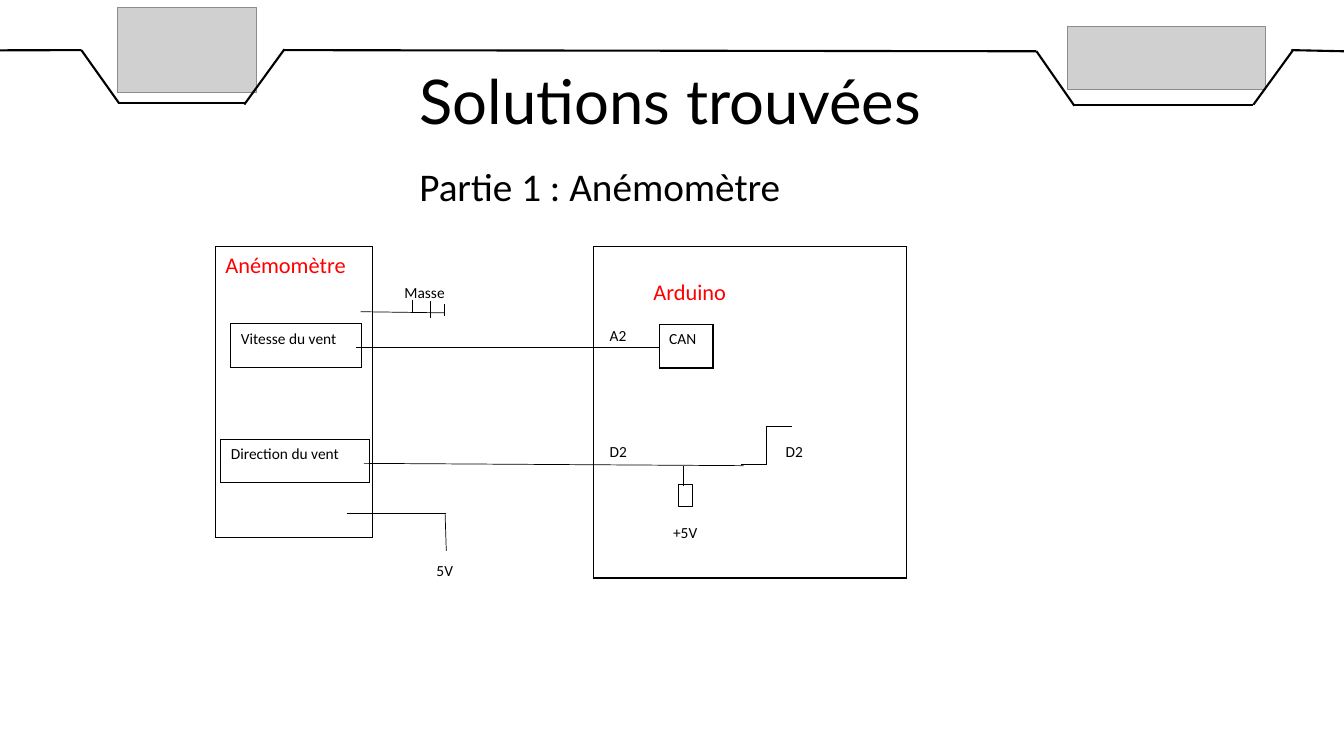
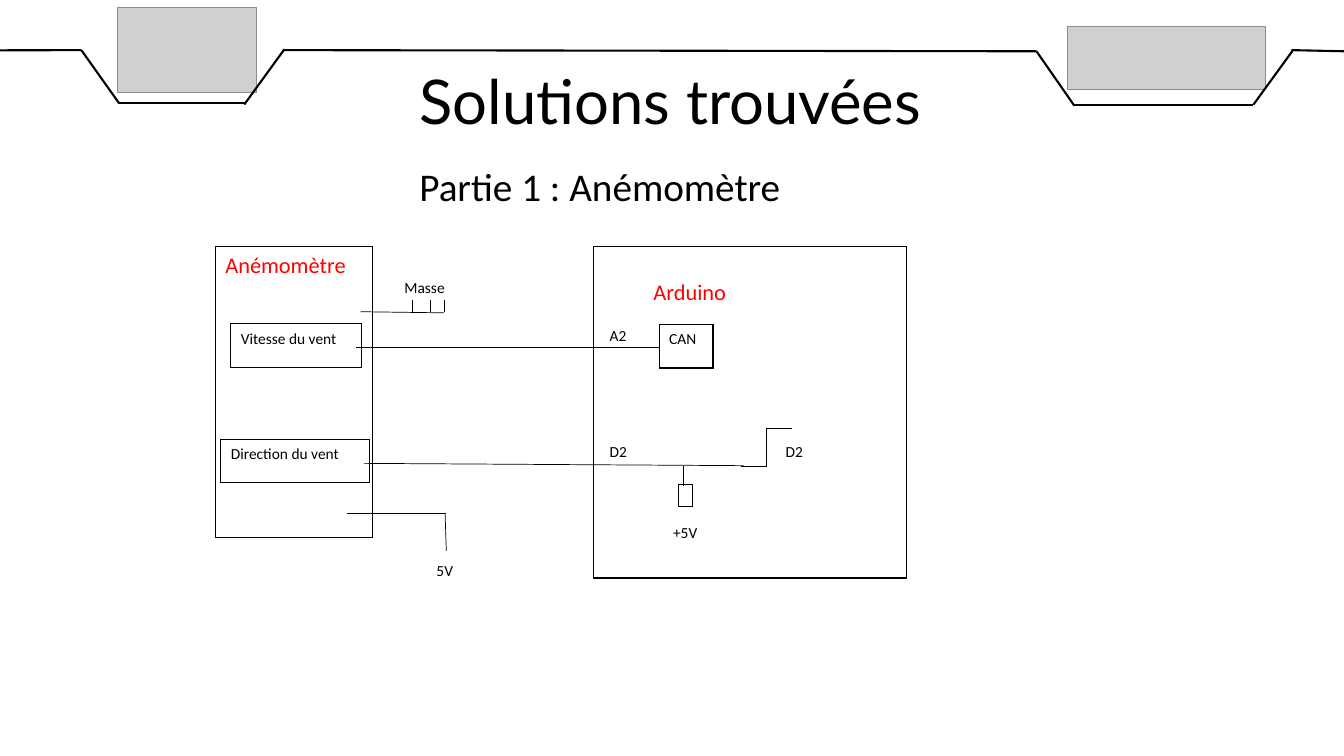
Before and after one commit to DylanChe/SupervisionSerre, a slide deck: slide 11 of oral_projet/revue_2/diaporama_revue_2_steven.pptx. Drawn at 1344x756 pixels with LibreOffice and Linux fonts; fonts in the diff are those of the drawing; grey boxes stand for pictures. Boxes give left, top, right and bottom in pixels: in the first picture for what was removed or moved away, otherwise in the second. Text is boxed around its words. In the diff, an @@ line names an element or a change of style, - is before the commit and + after.

```diff
--- a/oral_projet/revue_2/diaporama_revue_2_steven.pptx
+++ b/oral_projet/revue_2/diaporama_revue_2_steven.pptx
@@ 2 lines, 1 rectangle: place and size @@
-2 lines, 1 rectangle at (394, 278, 466, 322)
+2 lines, 1 rectangle at (394, 273, 466, 317)
@@ elbow line (741, 467) - (792, 429): route changed @@
```
Also in this commit, not shown: 2 other slides changed, 3 slides removed, 2 other files.
